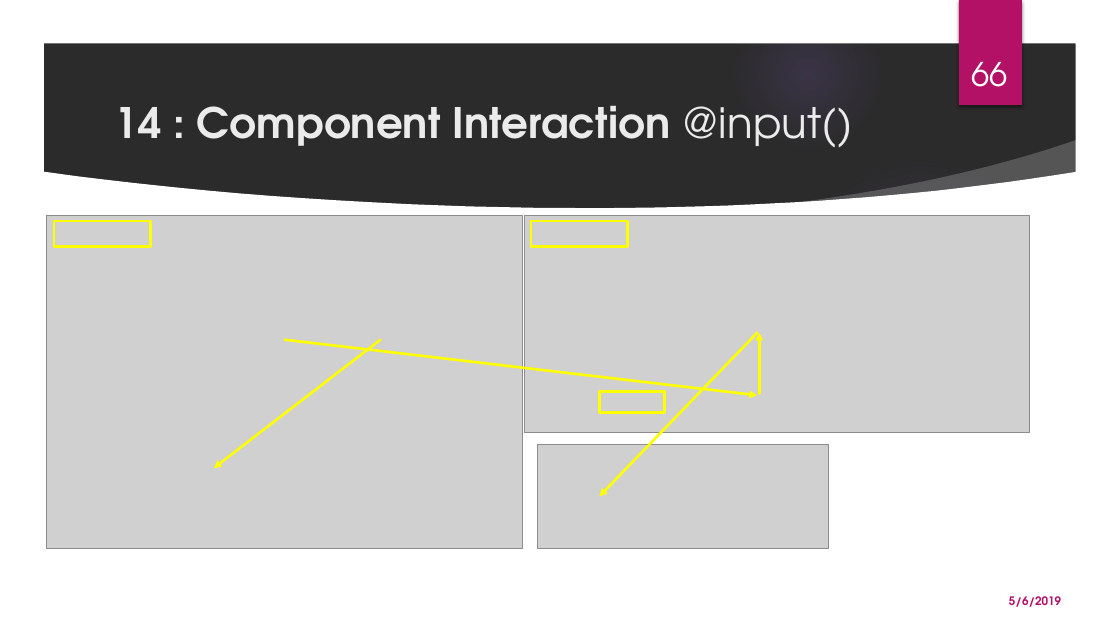
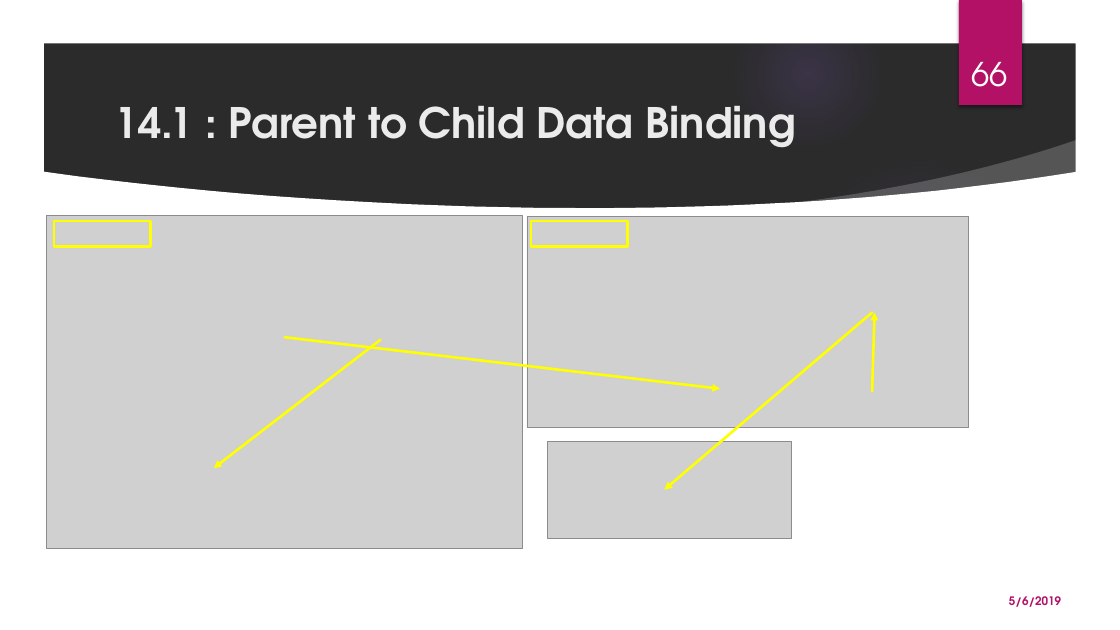
Before and after one commit to monicka2479/AngularSession, a slide deck: slide 66 of Angular Presentation.pptx. Drawn at 1120x630 pixels with LibreOffice and Linux fonts; fonts in the diff are those of the drawing; grey boxes stand for pictures; background and template pictures are left out; a plain dark background stands for a picture behind light text. Boxes give left, top, right and bottom in pixels: in the first picture for what was removed or moved away, otherwise in the second. Text is boxed around its words. In the diff, an @@ line names an element or a change of style, - is before the commit and + after.

Commit message:
Added Data Binding

```diff
--- a/Angular Presentation.pptx
+++ b/Angular Presentation.pptx
@@ title at [114, 105, 795, 148]: text changed @@
-14 : Component Interaction @input()
+14.1 : Parent to Child Data Binding
@@ picture: place and size @@
-picture at [525, 216, 1030, 433]
+picture at [527, 216, 969, 428]
@@ arrow moved from (757, 333) - (599, 497) to (872, 313) - (665, 490) @@
@@ arrow moved from (760, 393) - (760, 333) to (872, 392) - (875, 313) @@
@@ arrow moved from (285, 339) - (757, 396) to (285, 337) - (720, 389) @@
@@ rectangle removed at [599, 392, 664, 413] @@
@@ picture: place and size @@
-picture at [537, 444, 828, 549]
+picture at [548, 441, 792, 539]
```
Also in this commit, not shown: 1 other slide changed, 2 slides added.
